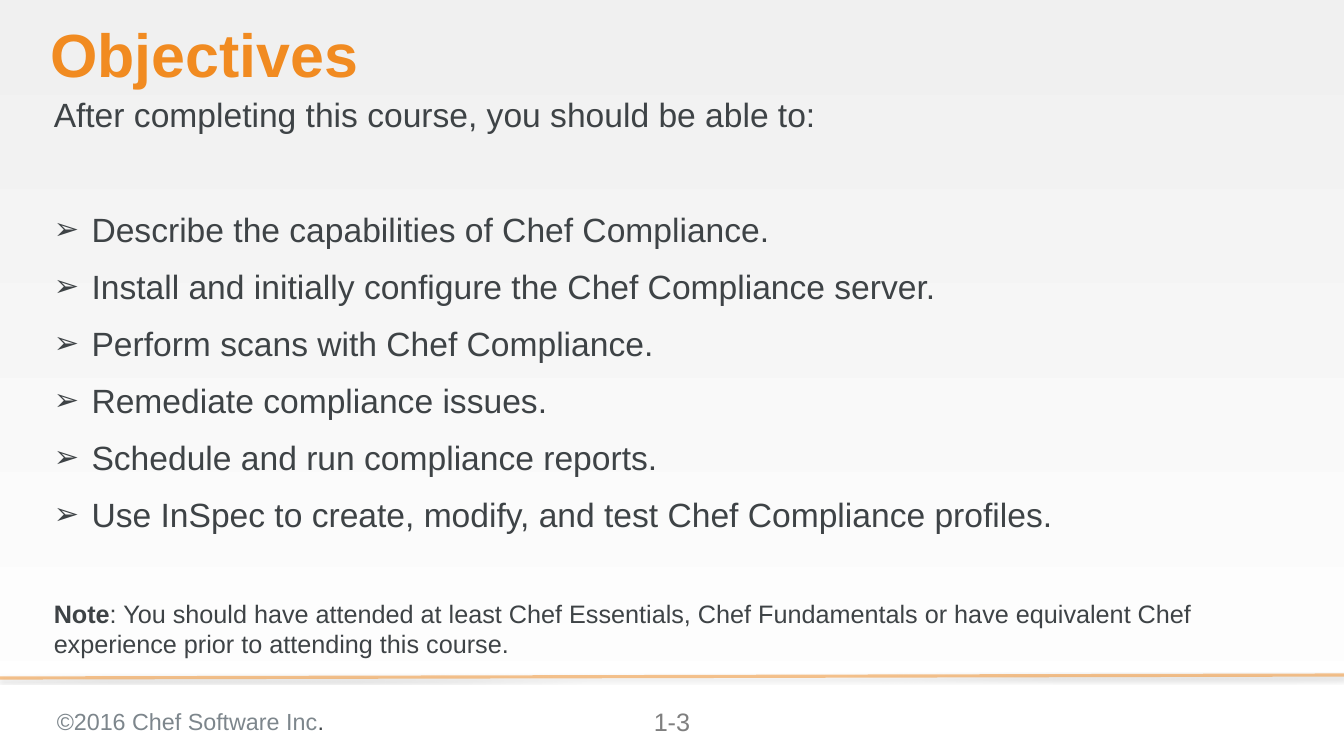
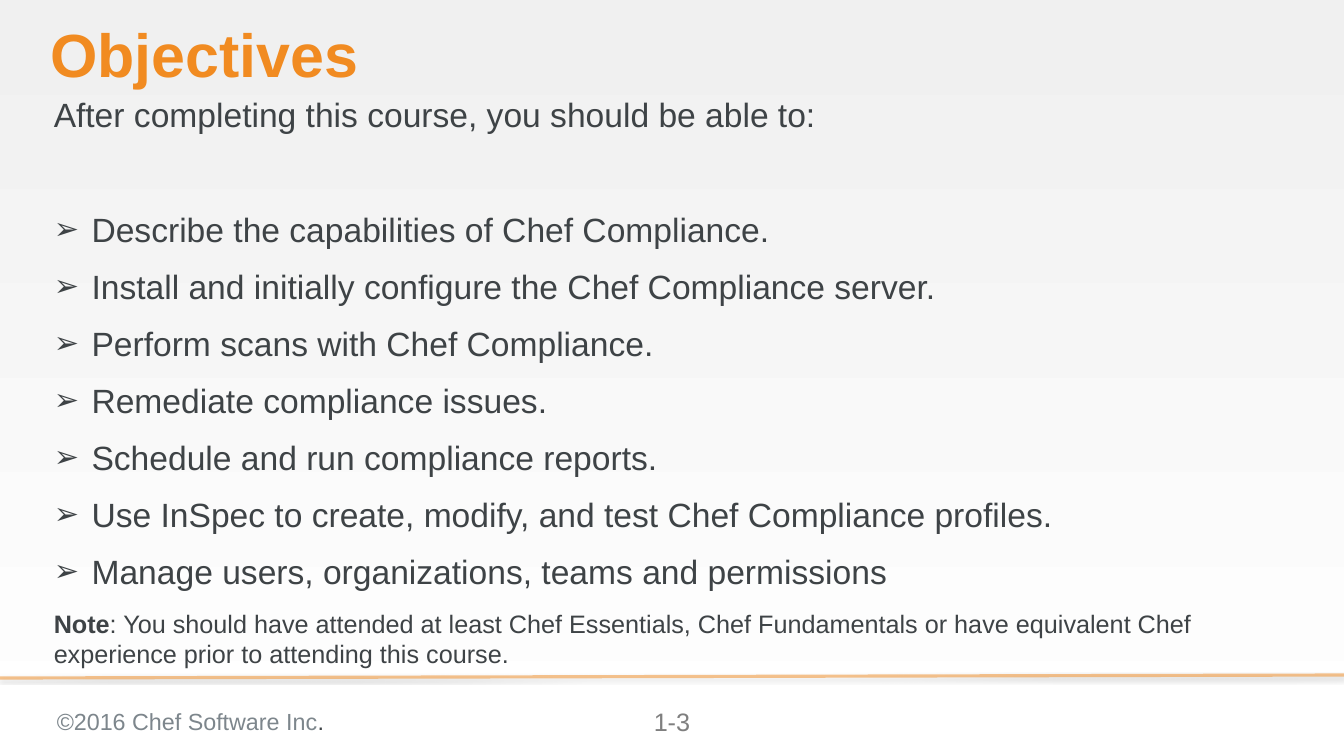
Before and after one commit to bchamby/chef-compliance-installation-configuration-operation, a slide deck: slide 3 of 01-Intro.pptx. Drawn at 1344x756 pixels with LibreOffice and Linux fonts; fonts in the diff are those of the drawing; background and template pictures are left out. Boxes give left, top, right and bottom in pixels: in the first picture for what was removed or moved away, otherwise in the second. Text is boxed around its words. In the diff, an @@ line names an element or a change of style, - is before the commit and + after.

Commit message:
modified objectives

```diff
--- a/01-Intro.pptx
+++ b/01-Intro.pptx
@@ text at [92,559,887,591]: paragraph added @@
+➢ Manage users, organizations, teams and permissions
```
